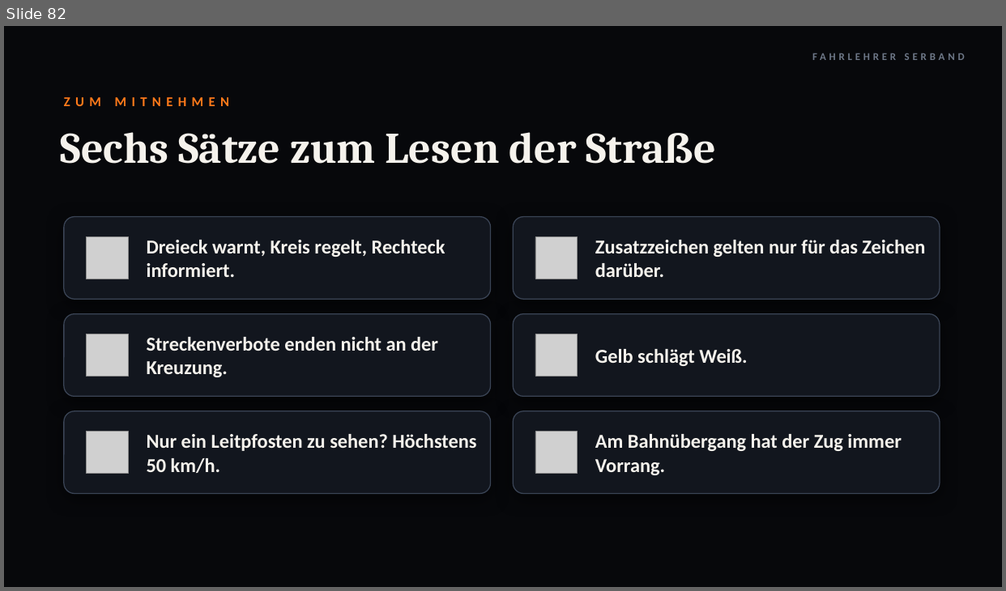
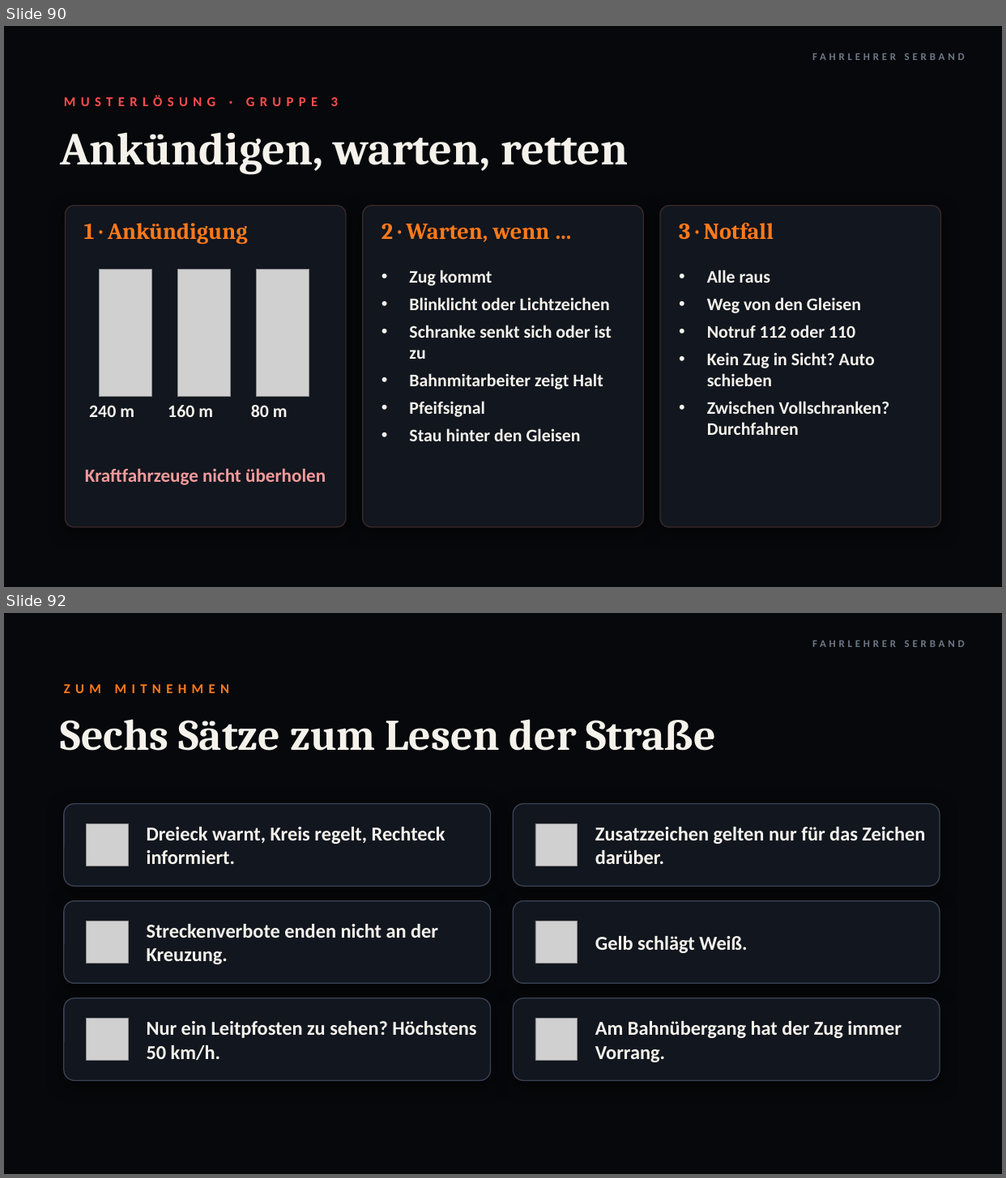
Before and after one commit to serband1995-hue/Fahrlehrer-Kompass-, a slide deck: theorie/abend-05-06/Abend_Lektion05_06.pptx. Shown one above the other, each under a label of ours: slide 82 before the commit, slides 90 and 92 after it; the slides between them are not shown. The pictures are 1006x591 and 1006x1178 pixels, drawn with LibreOffice and Linux fonts; fonts in the diff are those of the drawing; grey boxes stand for pictures; background and template pictures are left out. Boxes give left, top, right and bottom in pixels: in the first picture for what was removed or moved away, otherwise in the second. Text is boxed around its words. In the diff, an @@ line names an element or a change of style, - is before the commit and + after.

```diff
--- a/theorie/abend-05-06/Abend_Lektion05_06.pptx
+++ b/theorie/abend-05-06/Abend_Lektion05_06.pptx
@@ slide 90 added at <box>4,26,1002,587</box>, background picture (left out) @@
@@ text added at <box>812,53,965,60</box>, 10 pt, text #6E7888, bold @@
+FAHRLEHRER SERBAND
@@ text added at <box>64,96,338,106</box>, 13 pt, text #FF4D4D, bold @@
+MUSTERLÖSUNG · GRUPPE 3
@@ text added at <box>60,132,628,174</box>, 44 pt, text #F5F2EC, bold @@
+Ankündigen, warten, retten
@@ rounded rectangle added at <box>66,206,346,527</box>, fill #12161E, outline #3A2A2A 1 pt @@
@@ rounded rectangle added at <box>363,206,643,527</box>, fill #12161E, outline #3A2A2A 1 pt @@
@@ rounded rectangle added at <box>661,206,941,527</box>, fill #12161E, outline #3A2A2A 1 pt @@
@@ text added at <box>84,223,248,244</box>, 22 pt, text #FF7A1A, bold @@
+1 · Ankündigung
@@ text added at <box>381,224,550,242</box>, 22 pt, text #FF7A1A, bold @@
+2 · Warten, wenn …
@@ text added at <box>679,223,774,240</box>, 22 pt, text #FF7A1A, bold @@
+3 · Notfall
@@ picture added at <box>99,269,152,396</box> @@
@@ picture added at <box>177,269,231,396</box> @@
@@ picture added at <box>256,269,309,396</box> @@
@@ text added at <box>409,270,612,442</box>, 17 pt, text #F5F2EC, bold @@
+• Zug kommt
+• Blinklicht oder Lichtzeichen
+• Schranke senkt sich oder ist zu
+• Bahnmitarbeiter zeigt Halt
+• Pfeifsignal
+• Stau hinter den Gleisen
@@ text added at <box>707,270,890,435</box>, 17 pt, text #F5F2EC, bold @@
+• Alle raus
+• Weg von den Gleisen
+• Notruf 112 oder 110
+• Kein Zug in Sicht? Auto schieben
+• Zwischen Vollschranken? Durchfahren
@@ text added at <box>89,405,134,417</box>, 17 pt, text #F5F2EC, bold @@
+240 m
@@ text added at <box>168,405,213,417</box>, 17 pt, text #F5F2EC, bold @@
+160 m
@@ text added at <box>251,405,288,417</box>, 17 pt, text #F5F2EC, bold @@
+80 m
@@ text added at <box>85,468,326,485</box>, 18 pt, text #F29A9A, bold @@
+Kraftfahrzeuge nicht überholen
@@ what was slide 82 is now slide 92 @@
```
Also in this commit, not shown: 2 slides changed, 9 other slides added, 7 other files.
